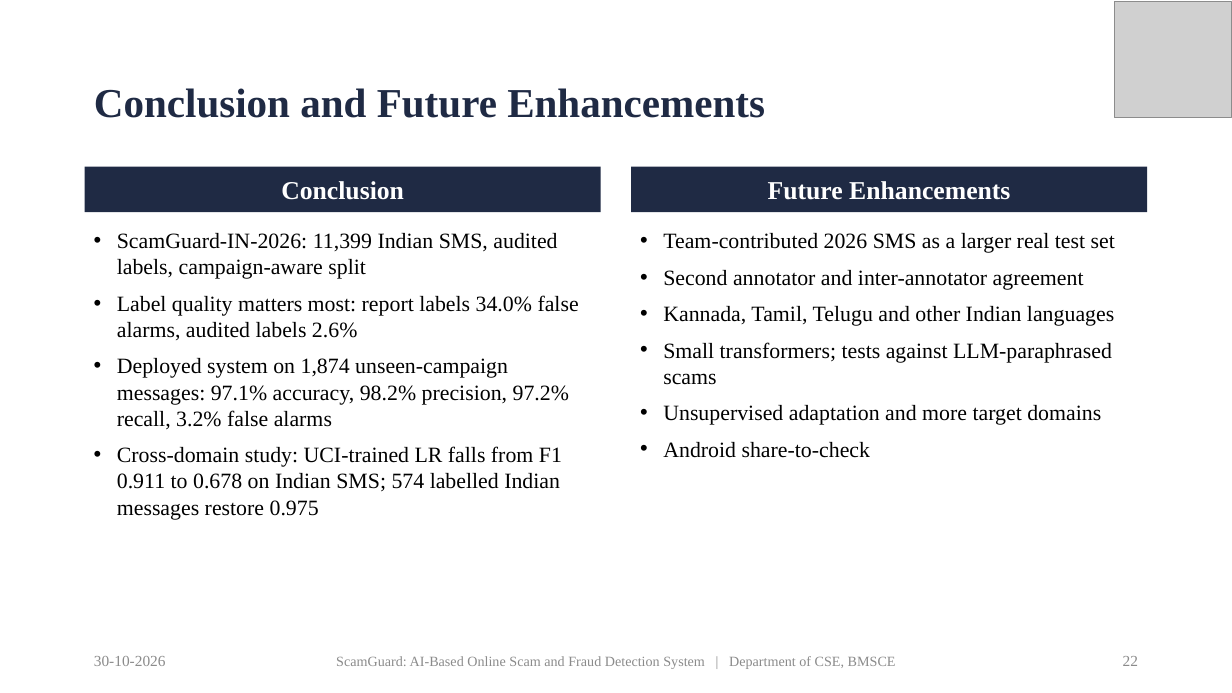
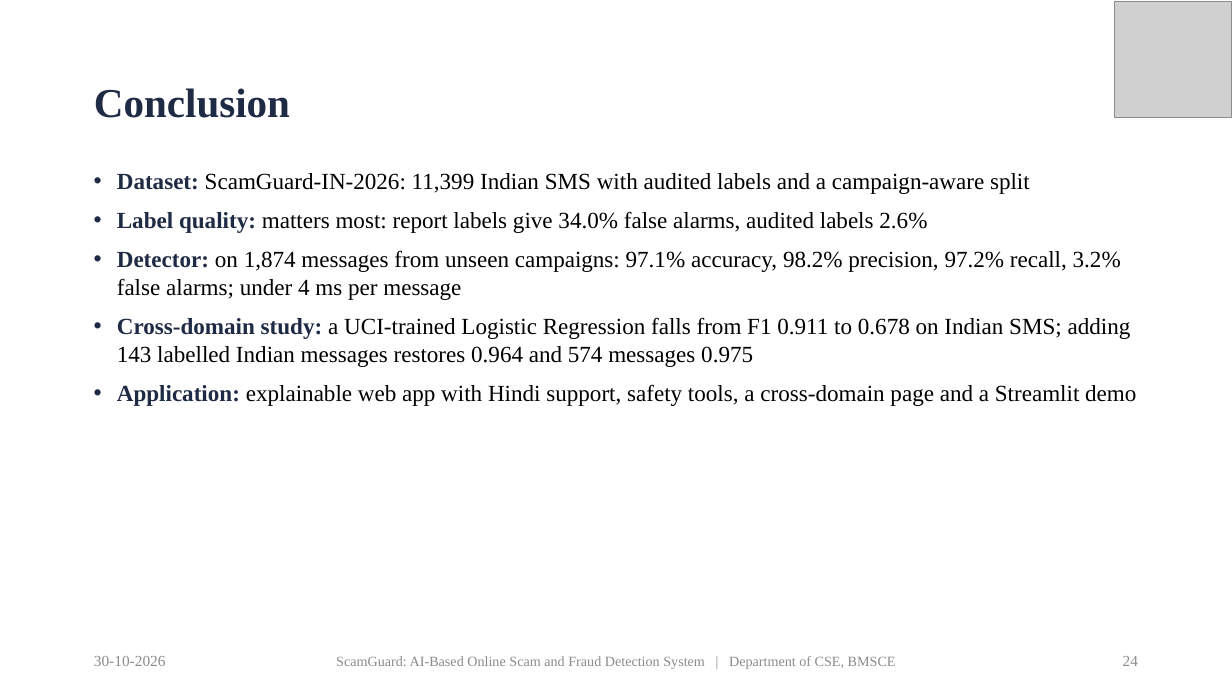
Before and after one commit to priyamthakur275/ScamGuard-AI, a slide deck: slide 24 of docs/presentation/ScamGuard_Final_Presentation.pptx (slide 22 before the commit). Drawn at 1232x693 pixels with LibreOffice and Linux fonts; fonts in the diff are those of the drawing; grey boxes stand for pictures. Boxes give left, top, right and bottom in pixels: in the first picture for what was removed or moved away, otherwise in the second. Text is boxed around its words. In the diff, an @@ line names an element or a change of style, - is before the commit and + after.

Commit message:
Align presentation with the department PP2 template: add SDG, collaboration, split conclusion and future work

```diff
--- a/docs/presentation/ScamGuard_Final_Presentation.pptx
+++ b/docs/presentation/ScamGuard_Final_Presentation.pptx
@@ title at (94, 88, 290, 118): text changed @@
-Conclusion and Future Enhancements
+Conclusion
@@ rectangle removed at (85, 166, 602, 212) @@
-Conclusion
@@ text at (117, 173, 1136, 406): text changed; size 17 to 18 pt @@
-• ScamGuard-IN-2026: 11,399 Indian SMS, audited labels, campaign-aware split
-• Label quality matters most: report labels 34.0% false alarms, audited labels 2.6%
-• Deployed system on 1,874 unseen-campaign messages: 97.1% accuracy, 98.2% precision, 97.2% recall, 3.2% false alarms
-• Cross-domain study: UCI-trained LR falls from F1 0.911 to 0.678 on Indian SMS; 574 labelled Indian messages restore 0.975
+• Dataset: ScamGuard-IN-2026: 11,399 Indian SMS with audited labels and a campaign-aware split
+• Label quality: matters most: report labels give 34.0% false alarms, audited labels 2.6%
+• Detector: on 1,874 messages from unseen campaigns: 97.1% accuracy, 98.2% precision, 97.2% recall, 3.2% false alarms; under 4 ms per message
+• Cross-domain study: a UCI-trained Logistic Regression falls from F1 0.911 to 0.678 on Indian SMS; adding 143 labelled Indian messages restores 0.964 and 574 messages 0.975
+• Application: explainable web app with Hindi support, safety tools, a cross-domain page and a Streamlit demo
@@ rectangle removed at (631, 166, 1148, 212) @@
-Future Enhancements
@@ text removed at (663, 233, 1115, 458) @@
-• Team-contributed 2026 SMS as a larger real test set
-• Second annotator and inter-annotator agreement
-• Kannada, Tamil, Telugu and other Indian languages
-• Small transformers; tests against LLM-paraphrased scams
-• Unsupervised adaptation and more target domains
-• Android share-to-check
@@ page number at (1123, 656, 1138, 666): text changed @@
-22
+24
```
Also in this commit, not shown: 2 other slides changed, 3 slides added.
